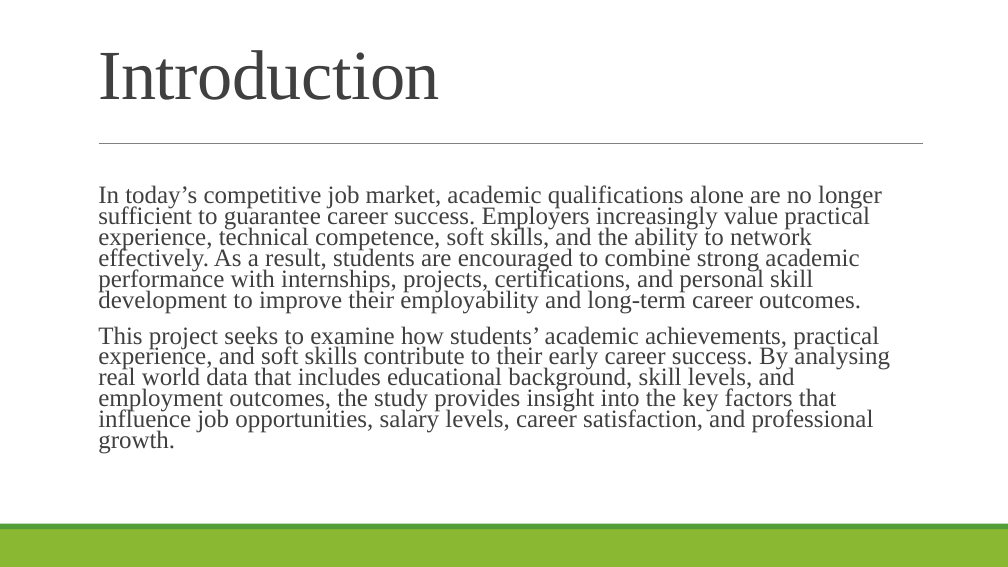
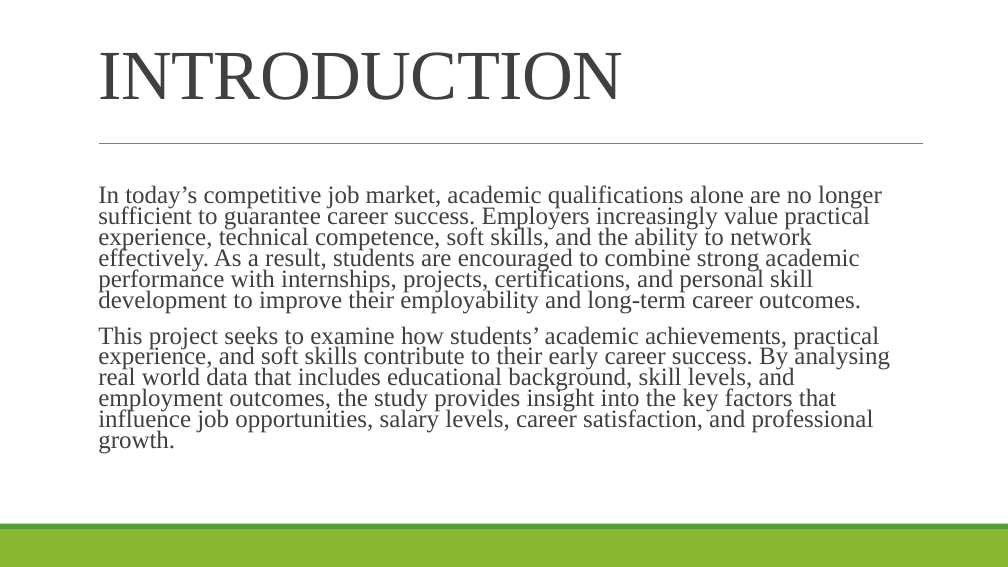
Before and after one commit to raphaelayerteyfloku1-bot/From-Education-to-Employment-Analyzing-Early-Career-Success, a slide deck: slide 2 of education success ppt.pptx. Drawn at 1008x567 pixels with LibreOffice and Linux fonts; fonts in the diff are those of the drawing. Boxes give left, top, right and bottom in pixels: in the first picture for what was removed or moved away, otherwise in the second. Text is boxed around its words. In the diff, an @@ line names an element or a change of style, - is before the commit and + after.

```diff
--- a/education success ppt.pptx
+++ b/education success ppt.pptx
@@ title at [98, 52, 623, 100]: text changed @@
-Introduction
+INTRODUCTION
```
Also in this commit, not shown: 2 other slides changed, 2 slides added.
